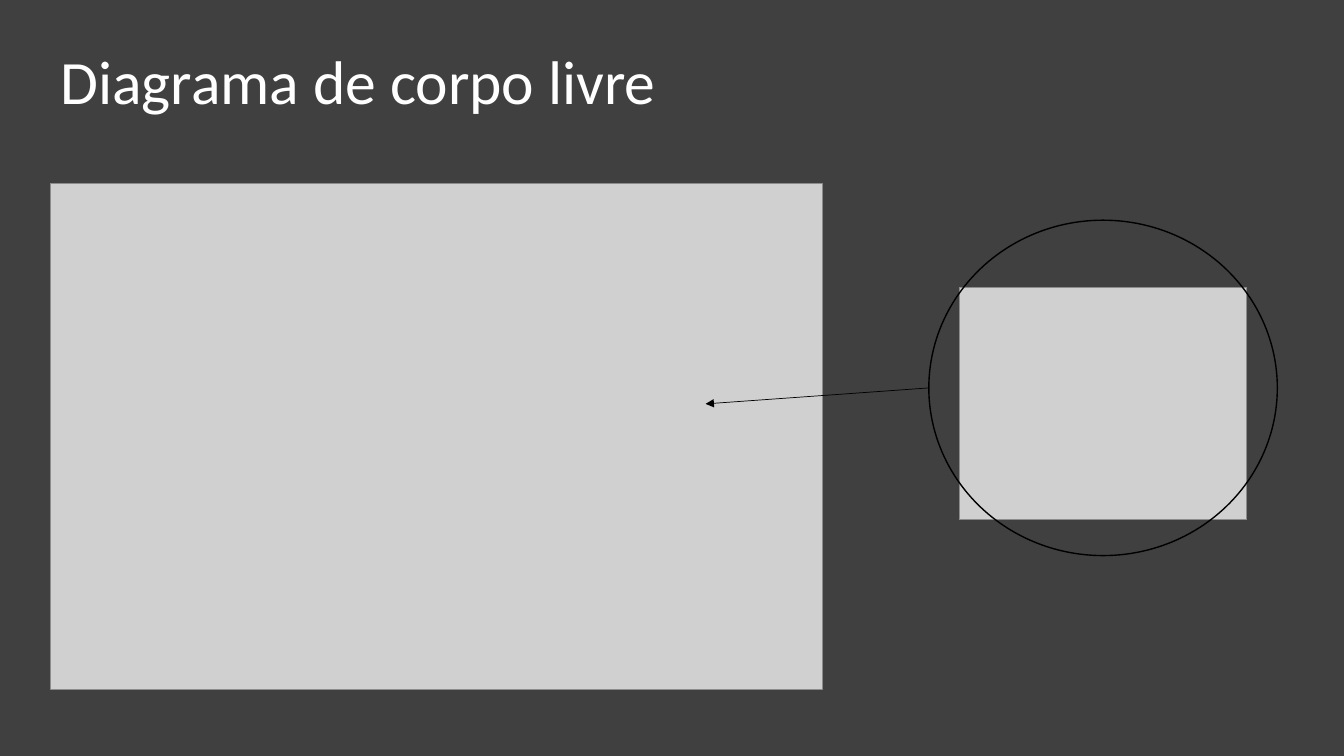
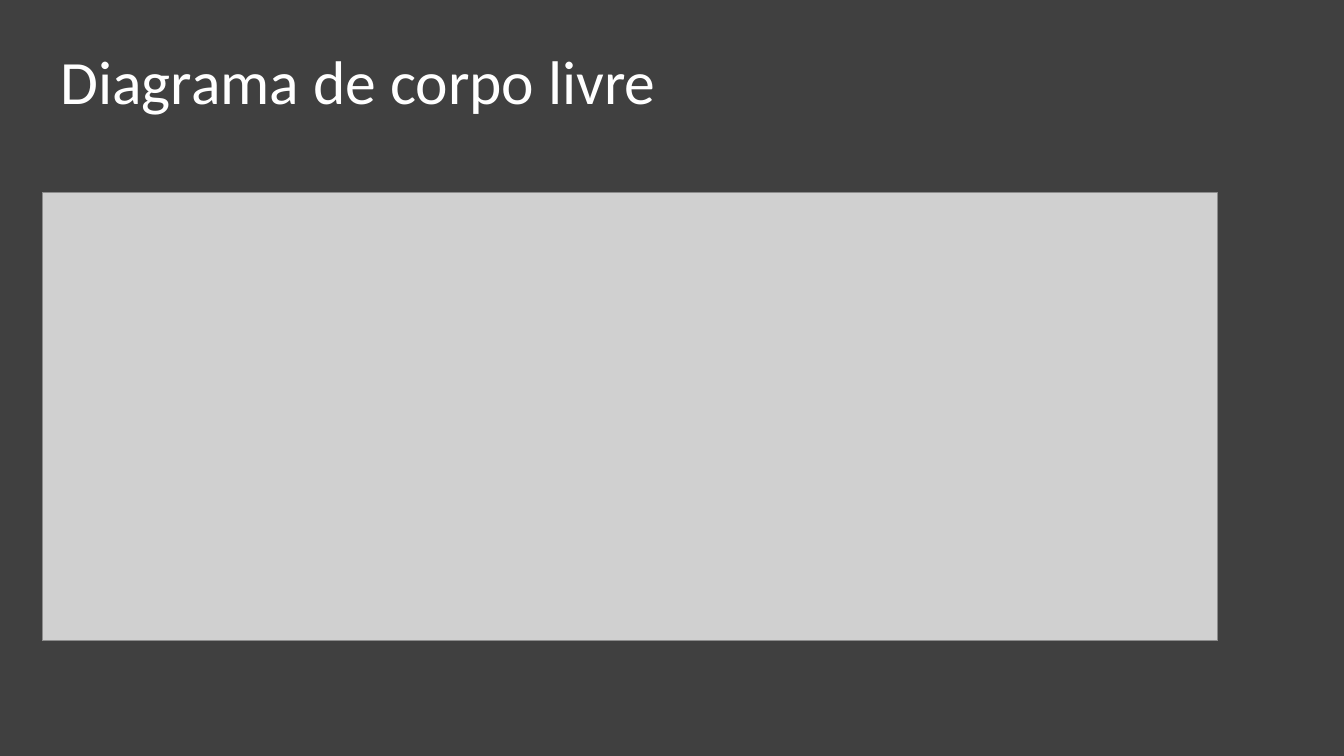
Before and after one commit to pedrocelia/Hot-Wheels, a slide deck: slide 3 of Projeto 3 – Modelagem e simulação do mundo.pptx. Drawn at 1344x756 pixels with LibreOffice and Linux fonts; fonts in the diff are those of the drawing; grey boxes stand for pictures. Boxes give left, top, right and bottom in pixels: in the first picture for what was removed or moved away, otherwise in the second. Text is boxed around its words. In the diff, an @@ line names an element or a change of style, - is before the commit and + after.

Commit message:
ppt

```diff
--- a/Projeto 3 – Modelagem e simulação do mundo.pptx
+++ b/Projeto 3 – Modelagem e simulação do mundo.pptx
@@ picture: place and size @@
-picture at [50, 184, 823, 690]
+picture at [42, 193, 1218, 641]
@@ ellipse removed at [929, 220, 1277, 556] @@
@@ picture removed at [960, 288, 1247, 520] @@
@@ arrow removed from (929, 388) to (706, 404) @@
```
